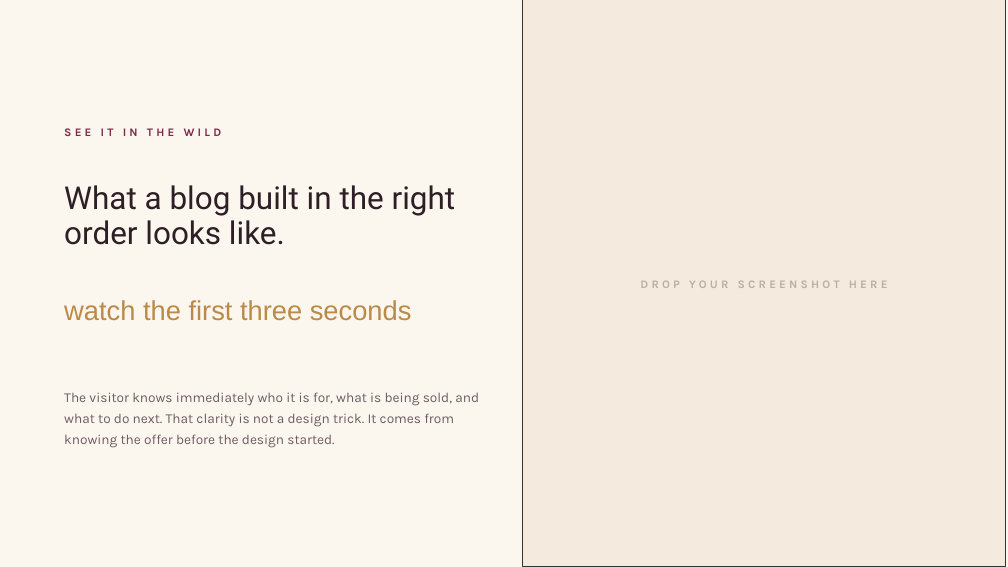
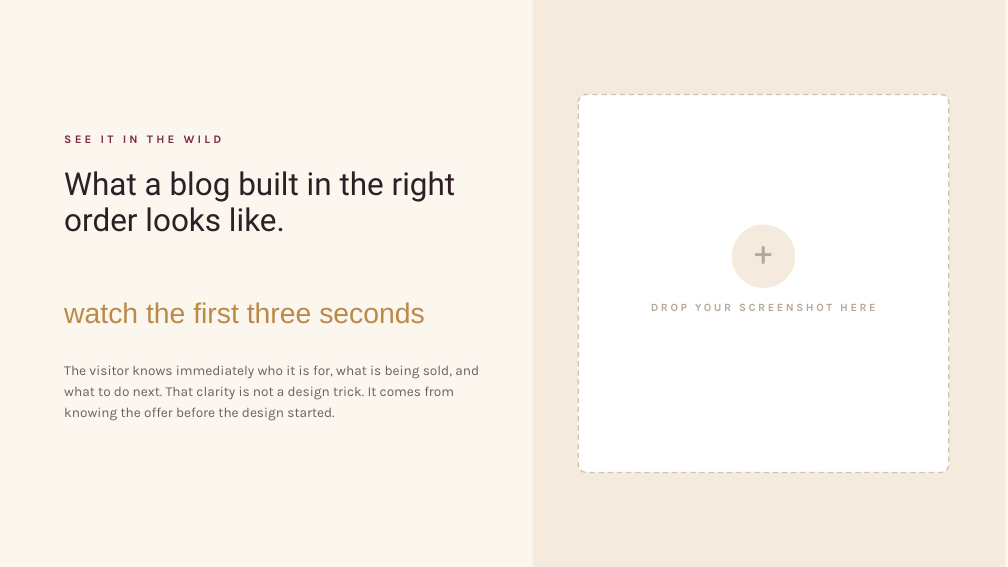
Before and after one commit to genasbury12/blb-site, a slide deck: slide 20 of BLB-Course-Deck-Template.pptx. Drawn at 1008x567 pixels with LibreOffice and Linux fonts; fonts in the diff are those of the drawing. Boxes give left, top, right and bottom in pixels: in the first picture for what was removed or moved away, otherwise in the second. Text is boxed around its words. In the diff, an @@ line names an element or a change of style, - is before the commit and + after.

```diff
--- a/BLB-Course-Deck-Template.pptx
+++ b/BLB-Course-Deck-Template.pptx
@@ rectangle: place and size @@
-rectangle at [523,0,1006,567]
+rectangle at [533,0,1006,567]
@@ rectangle at [533,0,1006,567]: outline #333333 1 pt to none @@
@@ rounded rectangle added at [578,95,949,473], fill #FFFFFF, outline #CFC2B4 1.25 pt dashed @@
@@ text "SEE IT IN THE WILD": place and size @@
-text "SEE IT IN THE WILD" at [64,128,222,136]
+text "SEE IT IN THE WILD" at [64,135,222,143]
@@ text "What a blog built in ...": place and size @@
-text "What a blog built in ..." at [64,185,456,245]
+text "What a blog built in ..." at [64,171,456,232]
@@ ellipse added at [732,225,796,288], fill #F4EBDE @@
@@ text added at [732,222,796,285], 32 pt, text #B6A899 @@
++
@@ text "watch the first three seconds" at [64,302,425,324]: size 26 to 27 pt; vertical alignment middle to top @@
@@ text "DROP YOUR SCREENSHOT HERE": place and size @@
-text "DROP YOUR SCREENSHOT HERE" at [640,281,888,288]
+text "DROP YOUR SCREENSHOT HERE" at [651,304,875,311]
@@ text "DROP YOUR SCREENSHOT HERE" at [651,304,875,311]: size 11 to 10.5 pt, text colour #BCAEA2 to #B6A899, letter spacing 3 to 2.5 pt; vertical alignment middle to top @@
@@ vertical alignment middle to top in 3 elements at [64,171,456,232], [64,135,222,143], [64,365,479,421] @@
@@ text "The visitor knows immediately who ...": place and size @@
-text "The visitor knows immediately who ..." at [64,392,479,448]
+text "The visitor knows immediately who ..." at [64,365,479,421]
```
Also in this commit, not shown: 99 other slides changed, 1 other file.
